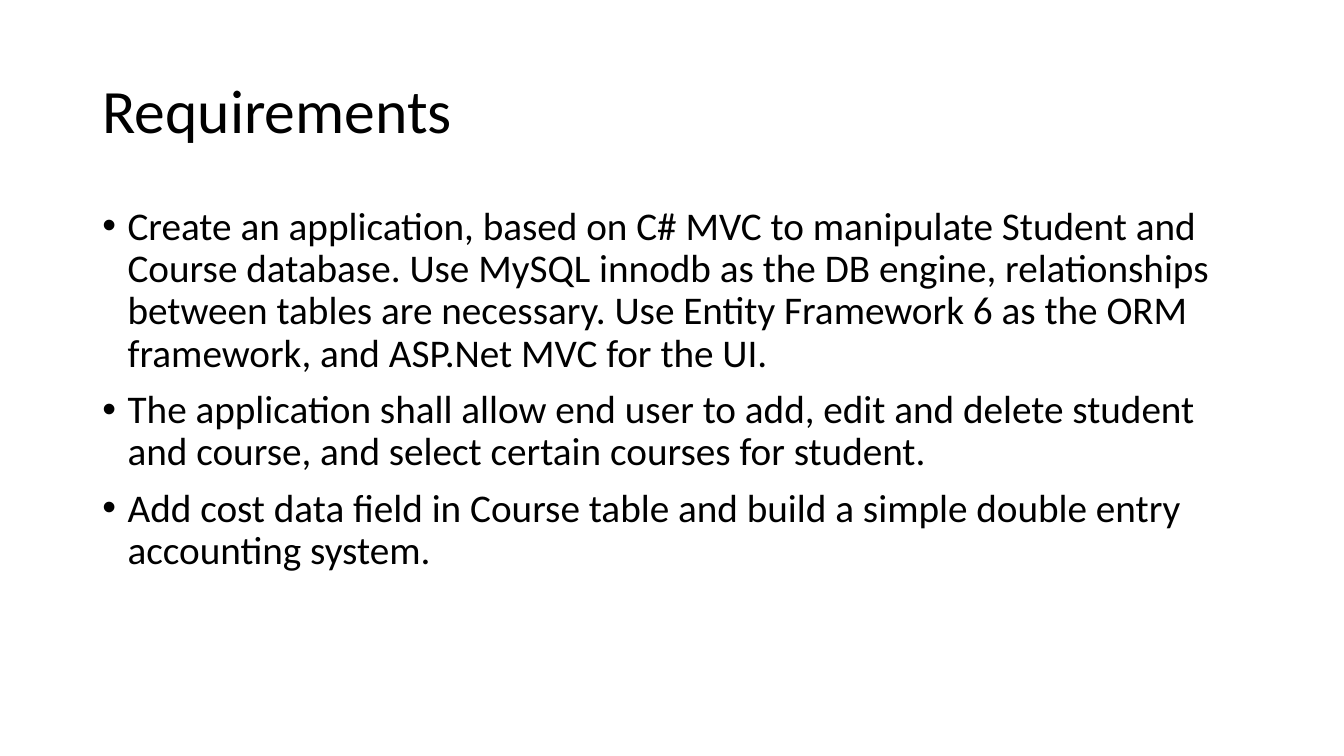
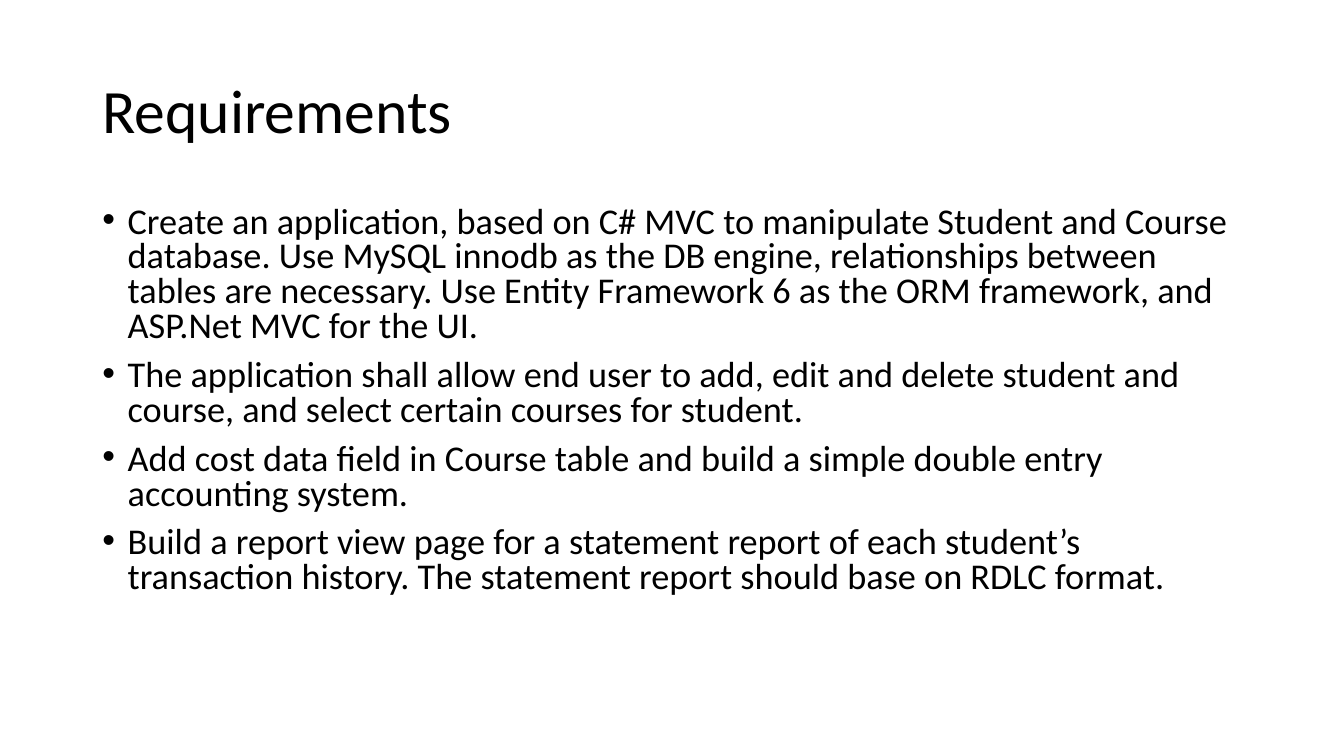
Before and after one commit to CristianBarragan/Uxtrata, a slide deck: slide 2 of Uxtrata Web Application.pptx. Drawn at 1344x756 pixels with LibreOffice and Linux fonts; fonts in the diff are those of the drawing. Boxes give left, top, right and bottom in pixels: in the first picture for what was removed or moved away, otherwise in the second. Text is boxed around its words. In the diff, an @@ line names an element or a change of style, - is before the commit and + after.

```diff
--- a/Uxtrata Web Application.pptx
+++ b/Uxtrata Web Application.pptx
@@ text at (128, 208, 1227, 513): size 28 to 25.9 pt in "Create an application, based on C# MVC ...", "The application shall allow end user to ...", "Add cost data field in Course table ..."; line spacing 0.9 to 0.8 @@
@@ text at (128, 528, 1164, 595): paragraph added @@
+• Build a report view page for a statement report of each student’s transaction history. The statement report should base on RDLC format.
```
Also in this commit, not shown: 1 other slide changed.
